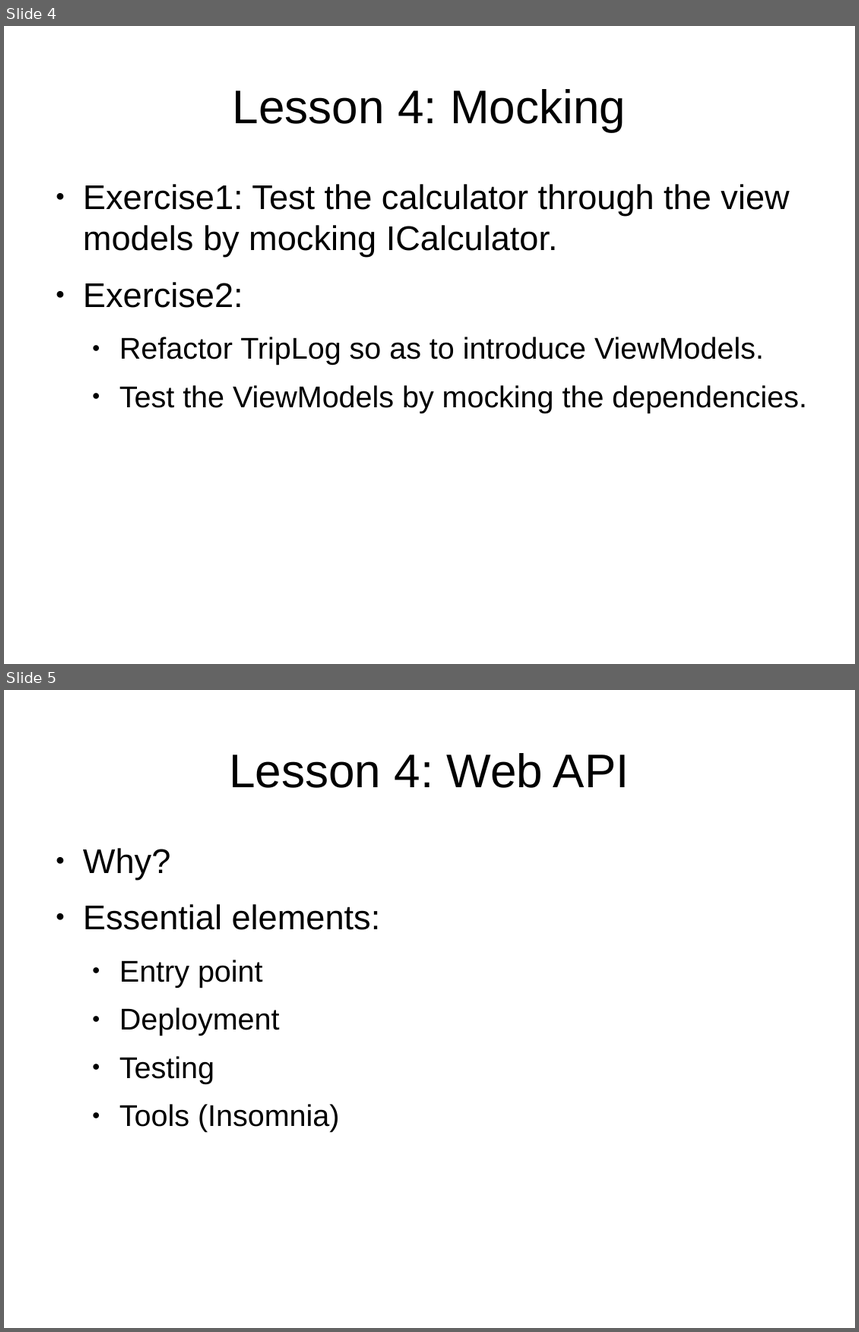
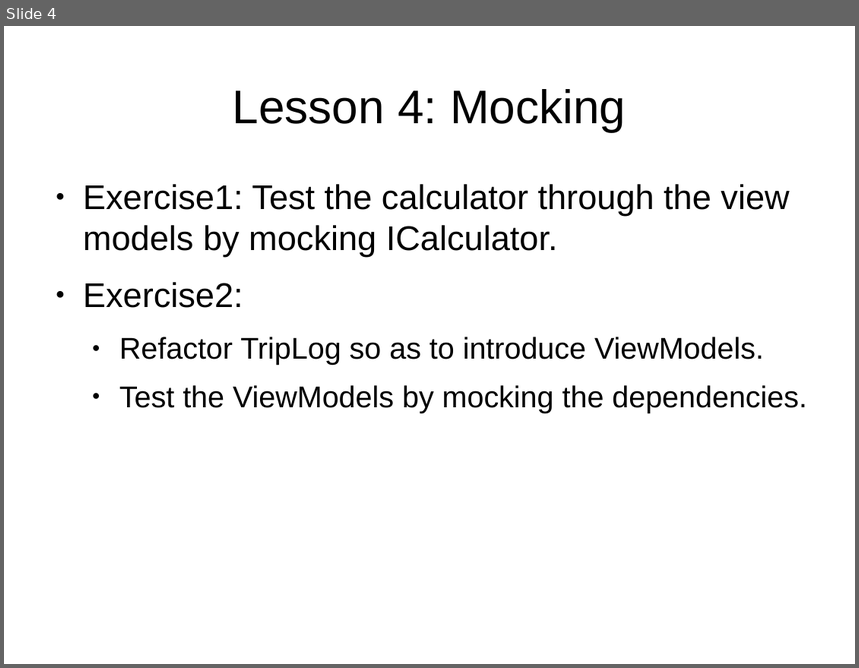
Before and after one commit to umbgtt10/TripLogFinal, a slide deck: Lessons/Lesson4/Lesson.odp. Shown one above the other, each under a label of ours: slides 4 and 5 before the commit, slide 4 after it. The pictures are 859x1332 and 859x668 pixels, drawn with LibreOffice and Linux fonts; fonts in the diff are those of the drawing. Boxes give left, top, right and bottom in pixels: in the first picture for what was removed or moved away, otherwise in the second. Text is boxed around its words. In the diff, an @@ line names an element or a change of style, - is before the commit and + after.

```diff
--- a/Lessons/Lesson4/Lesson.odp
+++ b/Lessons/Lesson4/Lesson.odp
@@ slide 5 removed at (4,690,855,1328), background #FFFFFF @@
@@ title removed at (229,753,629,788) @@
-Lesson 4: Web API
@@ text removed at (83,848,381,1132) @@
-● Why?
-● Essential elements:
-  ● Entry point
-  ● Deployment
-  ● Testing
-  ● Tools (Insomnia)
```
Also in this commit, not shown: 2 slides added, 2 other slides removed, 18 other files.
